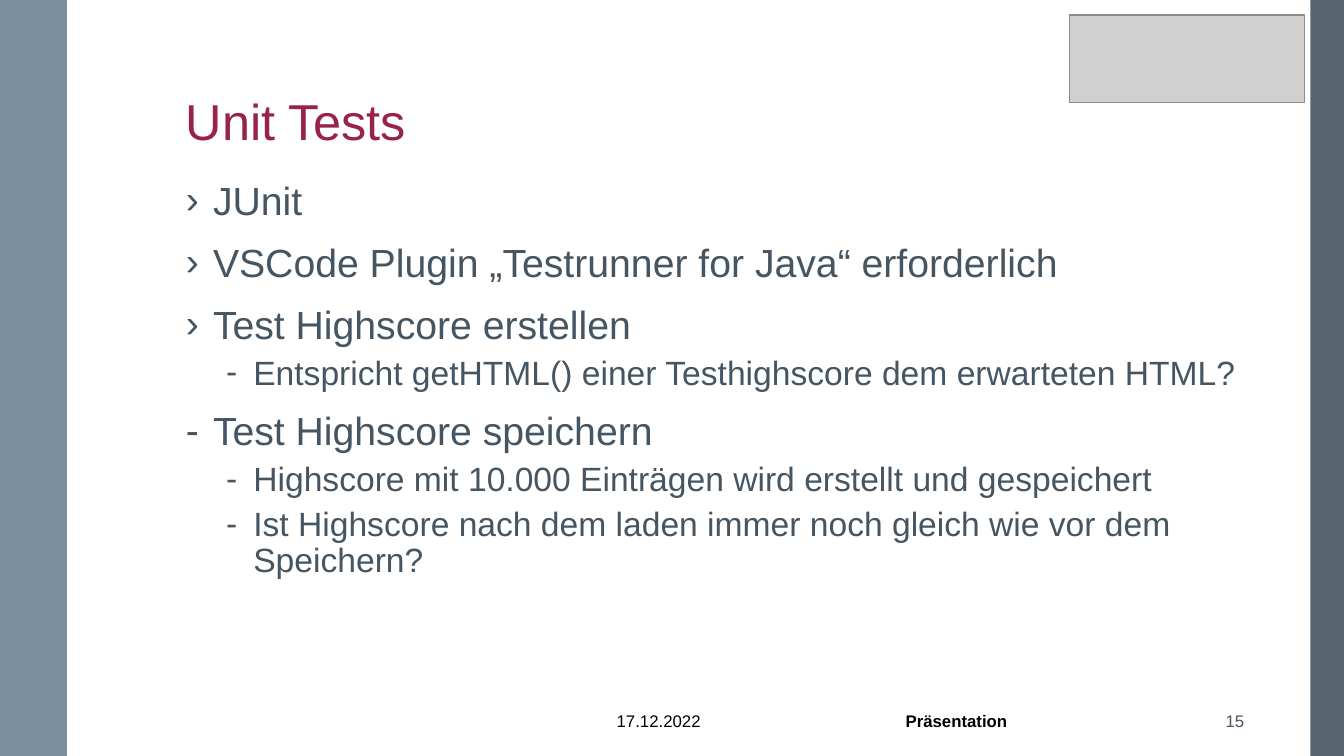
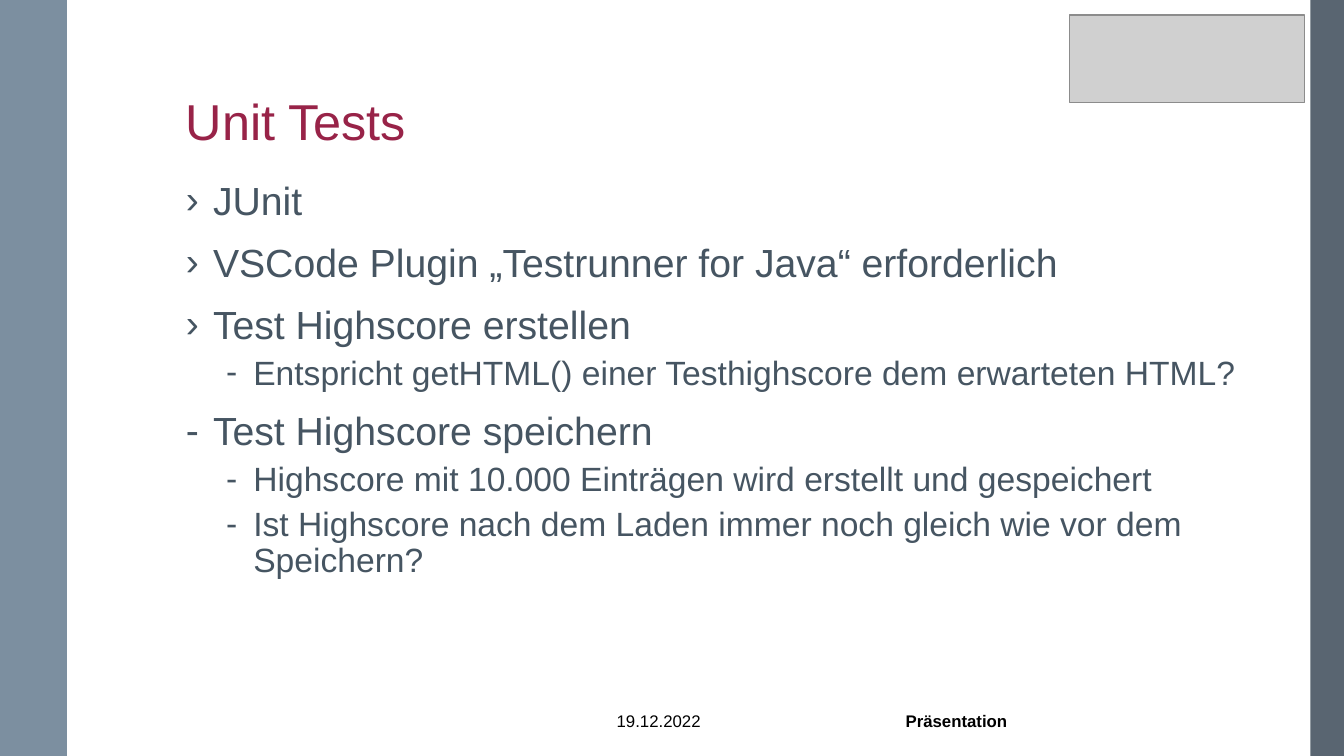
Before and after one commit to MightyModerator/donttouchthewall, a slide deck: slide 15 of documents/Präsentation-G2.pptx. Drawn at 1344x756 pixels with LibreOffice and Linux fonts; fonts in the diff are those of the drawing; grey boxes stand for pictures; background and template pictures are left out. Boxes give left, top, right and bottom in pixels: in the first picture for what was removed or moved away, otherwise in the second. Text is boxed around its words. In the diff, an @@ line names an element or a change of style, - is before the commit and + after.

```diff
--- a/documents/Präsentation-G2.pptx
+++ b/documents/Präsentation-G2.pptx
@@ text at [253, 511, 1181, 579]: text changed @@
-  – Ist Highscore nach dem laden immer noch gleich wie vor dem Speichern?
+  – Ist Highscore nach dem Laden immer noch gleich wie vor dem Speichern?
@@ text at [617, 715, 701, 727]: text changed @@
-17.12.2022
+19.12.2022
@@ page number removed at [1226, 715, 1245, 727] @@
-15
```
Also in this commit, not shown: 14 other slides changed, 3 slides added, 3 slides removed, 16 other files.
